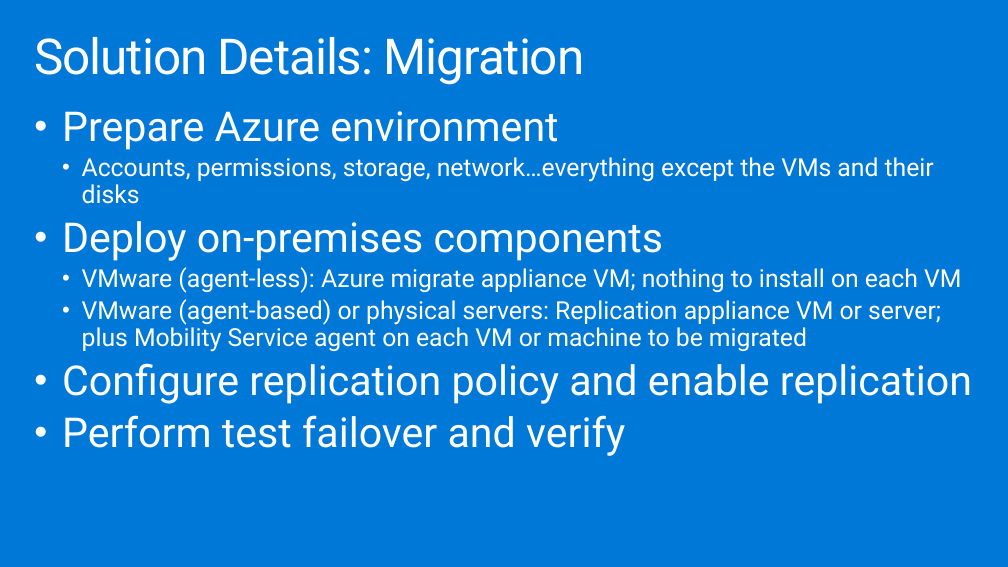
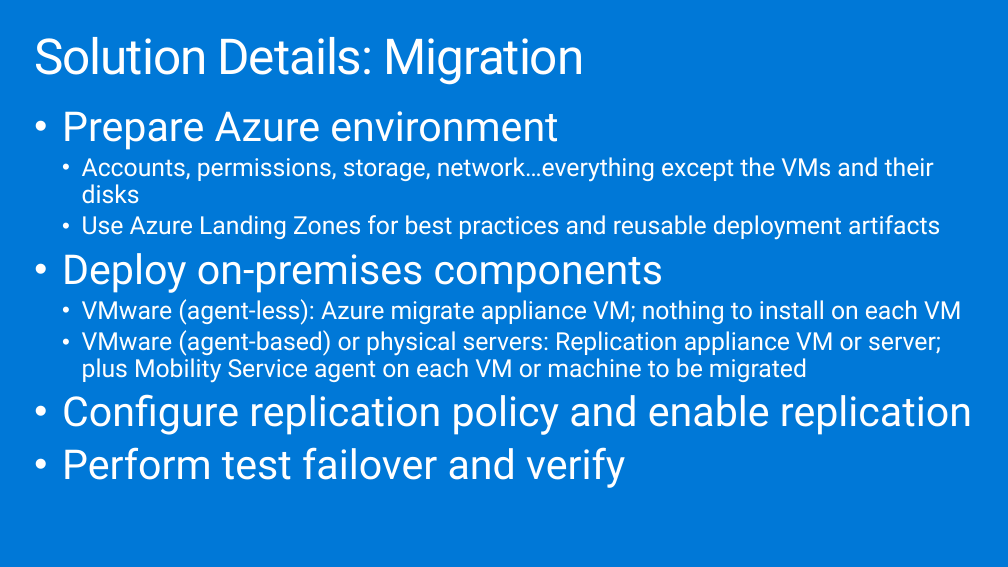
Before and after one commit to walezbee/AzureFunMigration, a slide deck: slide 25 of Whiteboard design session/WDS trainer presentation - Line-of-business application migration.pptx (slide 24 before the commit). Drawn at 1008x567 pixels with LibreOffice and Linux fonts; fonts in the diff are those of the drawing. Boxes give left, top, right and bottom in pixels: in the first picture for what was removed or moved away, otherwise in the second. Text is boxed around its words. In the diff, an @@ line names an element or a change of style, - is before the commit and + after.

```diff
--- a/Whiteboard design session/WDS trainer presentation - Line-of-business application migration.pptx
+++ b/Whiteboard design session/WDS trainer presentation - Line-of-business application migration.pptx
@@ text at [82, 215, 940, 240]: paragraph added @@
+  • Use Azure Landing Zones for best practices and reusable deployment artifacts
```
Also in this commit, not shown: 3 other slides changed, 1 slide added, 2 other files.
